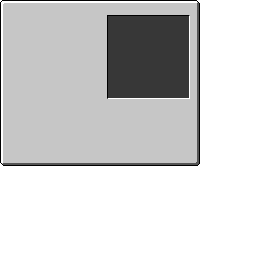
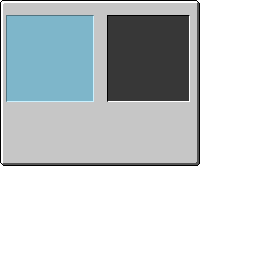
Comparing the layer stacks of the two 256x256 images. Changes:
renamed "图层 2" to "矩形 1", painted on it over [6, 15, 190, 102]
